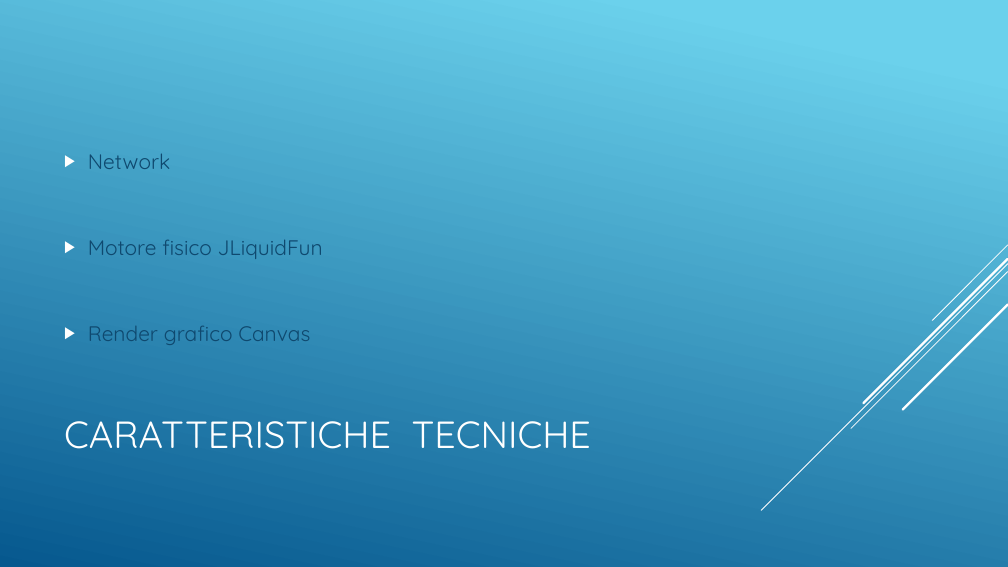
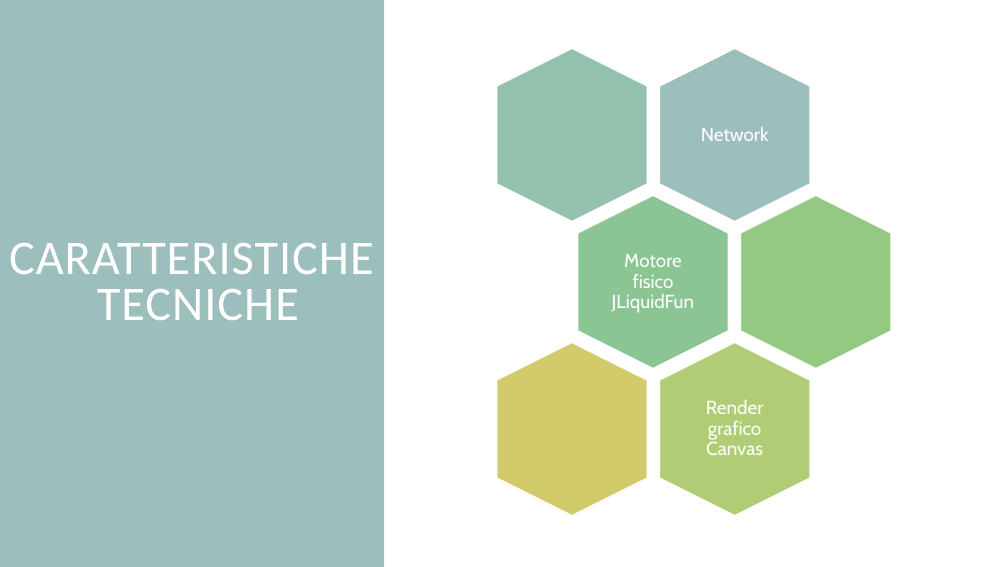
Before and after one commit to mirkoalicastro/outta-my-circle, a slide deck: slide 5 of Pitch/PITCH.pptx. Drawn at 1008x567 pixels with LibreOffice and Linux fonts; fonts in the diff are those of the drawing. Boxes give left, top, right and bottom in pixels: in the first picture for what was removed or moved away, otherwise in the second. Text is boxed around its words. In the diff, an @@ line names an element or a change of style, - is before the commit and + after.

Commit message:
Updated theme

```diff
--- a/Pitch/PITCH.pptx
+++ b/Pitch/PITCH.pptx
@@ background gradient #6ED2EB to #06588E to #FFFFFF @@
@@ rectangle added at [0, 0, 384, 567], fill #9CBEBD @@
@@ title "CARATTERISTICHE TECNICHE": place and size @@
-title "CARATTERISTICHE TECNICHE" at [64, 421, 591, 449]
+title "CARATTERISTICHE TECNICHE" at [9, 243, 374, 320]
@@ title "CARATTERISTICHE TECNICHE" at [9, 243, 374, 320]: size 36 to 46 pt, font Quicksand to Calibri, letter spacing 0 to 1 pt; alignment left to centre; line spacing 1 to 0.8 @@
@@ text removed at [88, 154, 323, 345] @@
-▶ Network
-▶ Motore fisico JLiquidFun
-▶ Render grafico Canvas
@@ group removed at [761, 245, 1008, 510]: 5 lines @@
@@ group added at [497, 48, 892, 516]: 6 hexagons, 3 texts @@
+Network
+Motore fisico JLiquidFun
+Render grafico Canvas
```
Also in this commit, not shown: 8 other slides changed.
